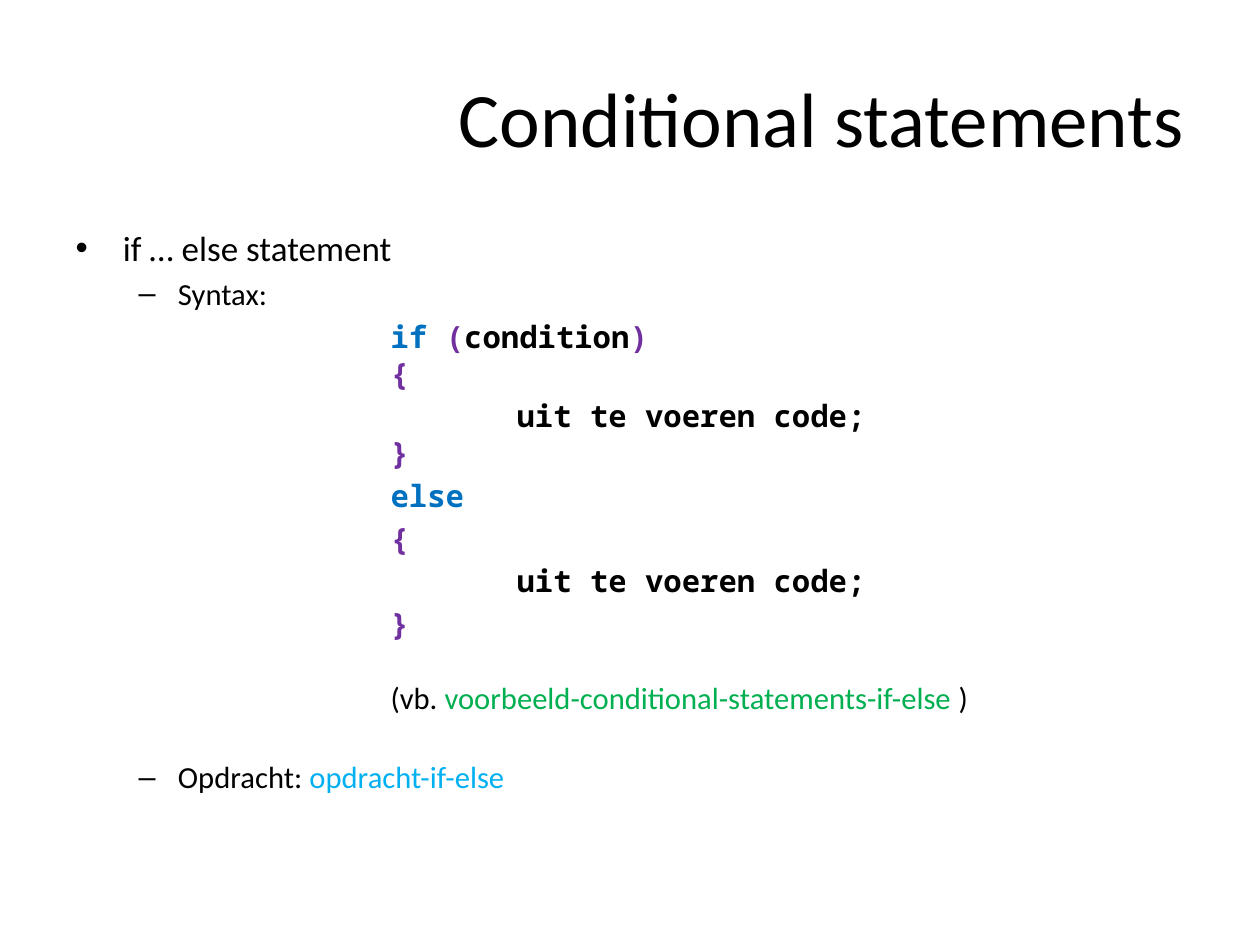
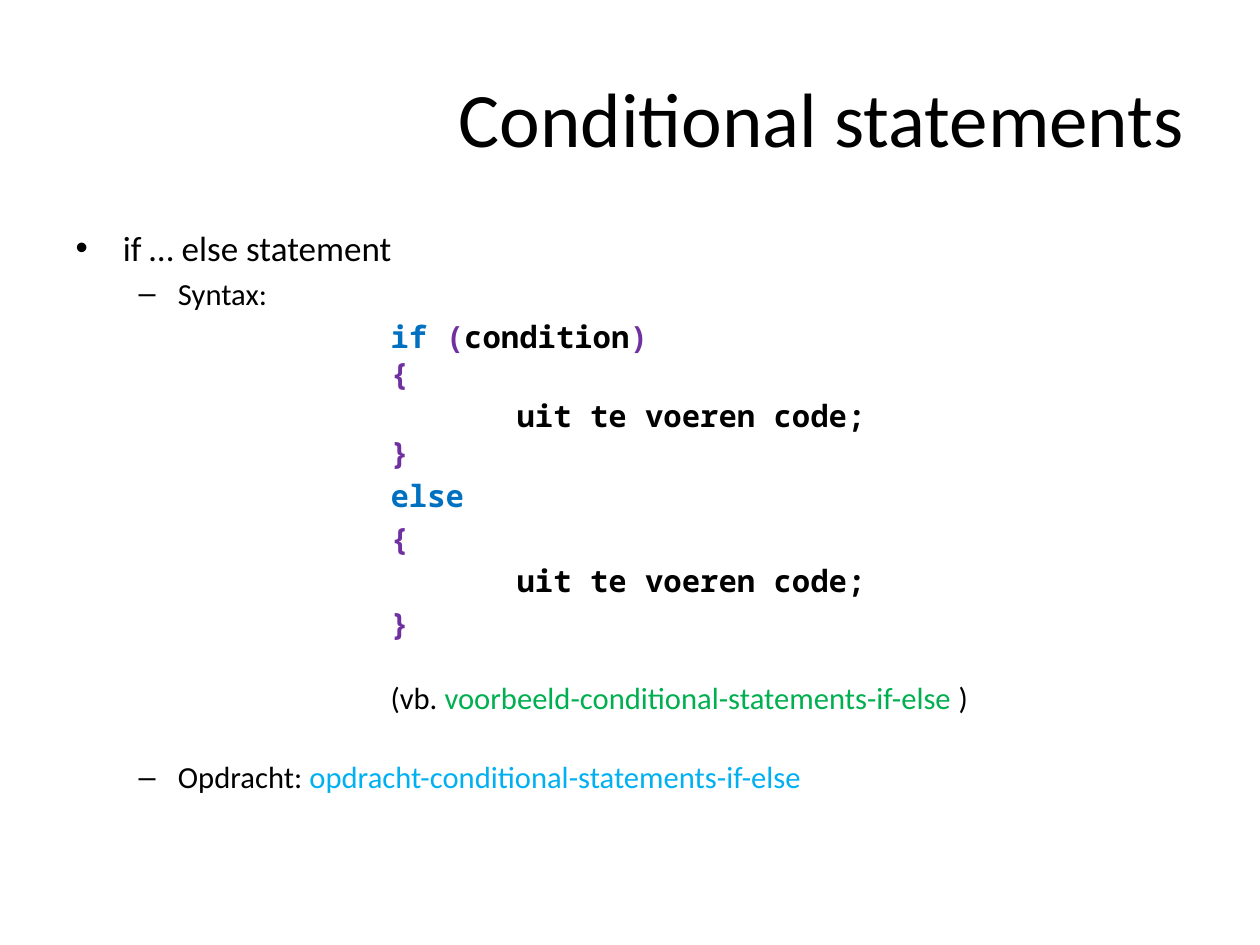
Before and after one commit to ajkea/web-backend-1, a slide deck: slide 50 of public/cursus/web-backend-cursus.pptx. Drawn at 1260x945 pixels with LibreOffice and Linux fonts; fonts in the diff are those of the drawing. Boxes give left, top, right and bottom in pixels: in the first picture for what was removed or moved away, otherwise in the second. Text is boxed around its words. In the diff, an @@ line names an element or a change of style, - is before the commit and + after.

Commit message:
change slides looping statements

```diff
--- a/public/cursus/web-backend-cursus.pptx
+++ b/public/cursus/web-backend-cursus.pptx
@@ text at (x1=178, y1=766, x2=800, y2=793): text changed @@
-  – Opdracht: opdracht-if-else
+  – Opdracht: opdracht-conditional-statements-if-else
```
Also in this commit, not shown: 6 other slides changed, 1 other file.
